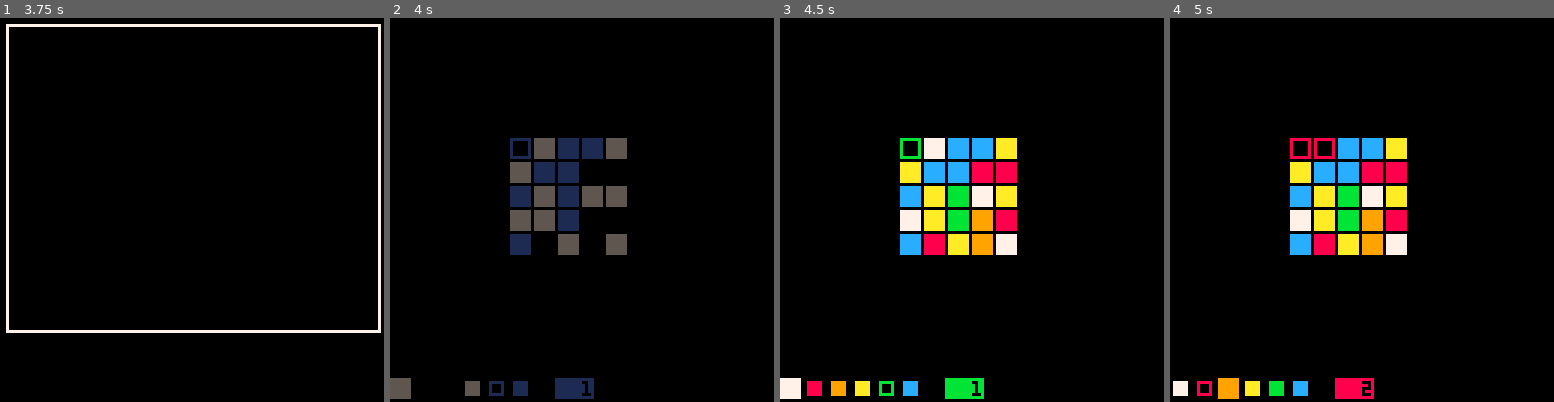
Above: before the commit, frames 1-4 (left to right).
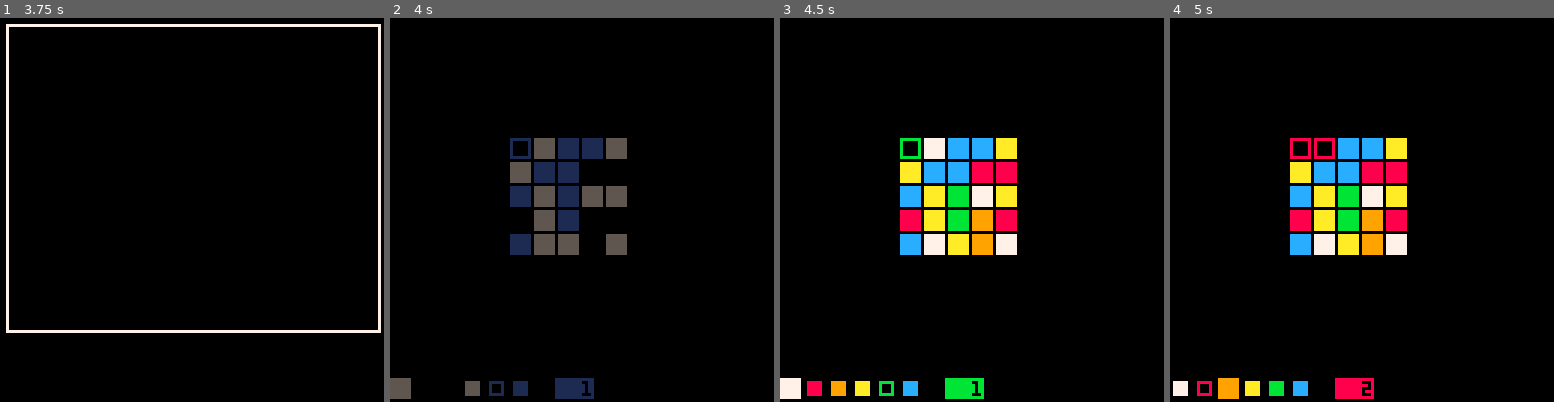
Above: after the commit, the same moments.

Repository: klen/square-wars
Game: PICO-8 cartridge main.p8
Same seed, same stepped clock (60 frames per second), same inputs: the game is played once before the commit and once after it.
Inputs:
- Up to frame 1 (3.75 s): tap X (X key) at 0.33, 1.07, 1.85, 2.97 s; tap O (Z key) at 0.7, 1.7, 2.1, 2.5, 2.9, 3.3, 3.7 s; hold Right 1.6-2.1 s; hold Up 2.15-2.42 s; hold Right 2.47-3.03 s; hold Left 3.08-3.58 s; hold Down from 3.63 s (still down)
- Up to frame 2 (4 s): release Down at 3.97 s
- Up to frame 3 (4.5 s): hold Right from 4.02 s (still down); tap X (X key) at 4.08 s; tap O (Z key) at 4.1 s
- Up to frame 4 (5 s): tap O (Z key) at 4.5, 4.9 s; release Right at 4.68 s; hold Up from 4.73 s (still down)

Frame 1 is identical in both runs. In frame 2, 0.6% of the frame differs, in the area x 31-43%, y 50-62%; in frame 3, 0.6%; in frame 4, 0.6%.

Commit message:
feat: bots 💒

Diff:
--- a/main.p8
+++ b/main.p8
@@ -15,6 +15,7 @@
 #include src/ui/tools.p8.lua
 #include src/ui/palette.p8.lua
 #include src/ui/menu.p8.lua
+#include src/ui/tile.p8.lua
 #include src/ui/field.p8.lua
 #include src/ui/controls.p8.lua
 #include src/ui/judge.p8.lua
@@ -28,11 +29,13 @@
 #include src/screens/gameover.p8.lua
 #include src/screens/practice.p8.lua
 #include src/screens/scores.p8.lua
--- #include src/screens/debug.p8.lua
 
 #include src/init.p8.lua
 #include src/update.p8.lua
 #include src/draw.p8.lua
+
+-- #include src/screens/debug.p8.lua
+-- #include src/tools/debug.p8.lua
 
 inv = "\^i"
 
--- a/src/data.p8.lua
+++ b/src/data.p8.lua
@@ -17,17 +17,17 @@
 
 missions = {
   -- load_table_str "n=debug,s=15,p=1,a=6",
-  load_table_str "n=intro,s=5,cpu=0", -- 1
+  load_table_str "n=intro,s=5", -- 1
   load_table_str "n=tutor,s=8,cpu=1,un=continue", -- 2
-  load_table_str "n=qualification,s=12,cpu=2", -- 3
-  load_table_str "n=exam,s=15,cpu=3,u=practice,un=practice mode", -- 4
+  load_table_str "n=qualification,s=12,cpu=1/1", -- 3
+  load_table_str "n=exam,s=15,cpu=1/1/1,u=practice,un=practice mode", -- 4
   load_table_str "n=infiltration,s=20,a=2,cpu=1,u=arena,un=arena 1", -- 5
   load_table_str "n=brothers,s=20,a=3,cpu=1,u=arena,un=arena 2", -- 6
-  load_table_str "n=the mirror,s=20,a=4,cpu=1,u=arena,un=arena 3", -- 7
-  load_table_str "n=the crystal,s=20,a=5,cpu=2,u=arena,un=arena 4", -- 8
-  load_table_str "n=labyrinth,s=20,a=6,cpu=2,u=arena,un=arena 5", -- 9
-  load_table_str "n=cage,s=20,a=7,cpu=3,u=arena,un=arena 6", -- 10
-  load_table_str "n=lines,s=20,a=8,cpu=3,u=arena,un=arena 7", -- 11
+  load_table_str "n=the mirror,s=20,a=4,cpu=2,u=arena,un=arena 3", -- 7
+  load_table_str "n=the crystal,s=20,a=5,cpu=1/2,u=arena,un=arena 4", -- 8
+  load_table_str "n=labyrinth,s=20,a=6,cpu=2/2,u=arena,un=arena 5", -- 9
+  load_table_str "n=cage,s=20,a=7,cpu=1/2/2,u=arena,un=arena 6", -- 10
+  load_table_str "n=lines,s=20,a=8,cpu=2/2/2,u=arena,un=arena 7", -- 11
 }
 
 briefs = {
--- a/src/screens/mission.p8.lua
+++ b/src/screens/mission.p8.lua
@@ -1,4 +1,4 @@
-function show_mission(mission, arena, size, cpu, human)
+function show_mission(mission, arena, size, human, bots)
   sfx(0)
   cls()
   freeze_update(31, fade:new { reverse = true })
@@ -8,11 +8,11 @@
     if not mdata then
       return show_start()
     end
-    size, arena, cpu = mdata.s, mdata.a, mdata.cpu
+    size, arena, bots = mdata.s, mdata.a, split(mdata.cpu, "/")
   end
 
   local f = field:new { size = size, arena = arena }
-  local j = judge:new { cpu = cpu, human = human, field = f, mission = mission, arena = arena }
+  local j = judge:new { bots = bots, human = human, field = f, mission = mission, arena = arena }
 
   scene = {
     art(cls),
@@ -23,6 +23,6 @@
     -- stats
     -- stats:new { players = j.players },
     -- controls
-    controls:new { field = f, judge = j },
+    controls:new { judge = j },
   }
 end
--- a/src/screens/practice.p8.lua
+++ b/src/screens/practice.p8.lua
@@ -41,7 +41,11 @@
         callback = function()
           music(-1)
           arena = arena == 1 and flr(rnd(#arenas)) + 1 or arena - 1
-          show_mission(0, arena, 20, cpu, human)
+          local tcpu = {}
+          for idx = 1, cpu do
+            add(tcpu, idx % 2 + 1)
+          end
+          show_mission(0, arena, 20, human, tcpu)
         end,
       },
       {
--- a/src/screens/start.p8.lua
+++ b/src/screens/start.p8.lua
@@ -23,12 +23,6 @@
     end),
     -- main menu
     menu:new(nil, {
-      {
-        name = "new campaign",
-        callback = function()
-          start(1)
-        end,
-      },
       mission > 1
           and mission < #missions
           and {
@@ -38,6 +32,12 @@
             end,
           }
         or nil,
+      {
+        name = "new campaign",
+        callback = function()
+          start(1)
+        end,
+      },
       practice > 0 and { name = "practice", callback = show_practice } or nil,
       scores > 0 and { name = "scores", callback = show_scores } or nil,
     }),
--- a/src/tools/common.p8.lua
+++ b/src/tools/common.p8.lua
@@ -8,13 +8,15 @@
 end
 
 function sort(t, cmp)
-  for i = 1, #t do
+  res = pack(unpack(t))
+  for i = 1, #res do
     local j = i
-    while j > 1 and cmp(t[j], t[j - 1]) do
-      t[j], t[j - 1] = t[j - 1], t[j]
+    while j > 1 and cmp(res[j], res[j - 1]) do
+      res[j], res[j - 1] = res[j - 1], res[j]
       j = j - 1
     end
   end
+  return res
 end
 
 function find(t, fn)
@@ -25,3 +27,13 @@
   end
   return -1
 end
+
+function filter(t, fn)
+  local res = {}
+  for o in all(t) do
+    if fn(o) then
+      add(res, o)
+    end
+  end
+  return res
+end
--- a/src/ui/controls.p8.lua
+++ b/src/ui/controls.p8.lua
@@ -1,5 +1,4 @@
 controls = entity:create {
-  field = nil,
   judge = nil,
   scolor = 0,
 
@@ -18,7 +17,12 @@
     end
 
     if p.cpu then
-      self:move(bot1(self.field, judge))
+      local targets = get_targets(p, judge)
+      if #targets == 0 then
+        return self:move(judge:move_color(rndcolor(), rndcolor))
+      end
+      local bot = ai[p.cpu]
+      self:move(bot(targets))
     else
       local btn = getbtn(judge.active - 1)
       if btn < 0 then
@@ -64,18 +68,49 @@
   end,
 }
 
-function bot1(field, judge)
-  local neighbours, cache, p = {}, {}, judge:get_active()
+function get_targets(p, judge)
+  local targets, seen = {}, {}
   for t in all(p.t) do
-    for n in all(field:get_neighbours(t)) do
-      if judge:color_available(n.c) then
-        cache[n.n] = n -- keep unique
+    for f in all(t:free()) do
+      if not seen[f.n] then
+        seen[f.n] = true
+        if judge:color_available(f.c) then
+          add(targets, f)
+        end
       end
     end
   end
+  return targets
+end
 
-  for _, t in pairs(cache) do
-    add(neighbours, t)
+function get_clusters(targets)
+  local seen, clusters, res = {}, { [1] = {}, [2] = {}, [3] = {}, [4] = {}, [5] = {}, [6] = {} }, {}
+  for t in all(targets) do
+    local c = cluster(t)
+    local cnum = c[1].n
+    if not seen[cnum] then
+      seen[cnum] = true
+      for f in all(c) do
+        add(clusters[t.c], f)
+      end
+    end
   end
-  return #neighbours > 0 and rnd(neighbours).c or judge:move_color(rndcolor(), rndcolor)
+  clusters = sort(clusters, function(a, b)
+    return #a > #b
+  end)
+  return filter(clusters, function(c)
+    return #c > 0
+  end)
 end
+
+-- random bot
+function bot1(targets)
+  return rnd(targets).c
+end
+
+-- greedy bot (selects the target with biggest cluster)
+function bot2(targets)
+  return get_clusters(targets)[1][1].c
+end
+
+ai = { bot1, bot2 }
--- a/src/ui/field.p8.lua
+++ b/src/ui/field.p8.lua
@@ -10,11 +10,18 @@
 
     tiles = {}
     for n = 1, size * size do
-      add(tiles, {
-        p = 0,
-        n = n,
-        c = rndcolor(),
-      })
+      local t = tile:new { n = n }
+      add(tiles, t)
+      if n % size ~= 1 then
+        local f = tiles[n - 1]
+        add(t.friends, f)
+        add(f.friends, t)
+      end
+      if n > size then
+        local f = tiles[n - size]
+        add(t.friends, f)
+        add(f.friends, t)
+      end
     end
 
     if arena ~= 0 then
@@ -32,39 +39,4 @@
       draw_tile(t, size, offset)
     end)
   end,
-
-  get_neighbours = function(_ENV, st)
-    local n, res, t = st.n, {}, nil
-
-    if n % size ~= 1 then
-      t = tiles[n - 1]
-      if t.p == 0 then
-        add(res, t)
-      end
-    end
-    if n % size ~= 0 then
-      t = tiles[n + 1]
-      if t.p == 0 then
-        add(res, t)
-      end
-    end
-    if n > size then
-      t = tiles[n - size]
-      if t.p == 0 then
-        add(res, t)
-      end
-    end
-    if size * size - size >= n then
-      t = tiles[n + size]
-      if t.p == 0 then
-        add(res, t)
-      end
-    end
-
-    return res
-  end,
 }
-
-function rndcolor(free)
-  return flr(rnd(#colors) + 1)
-end
--- a/src/ui/judge.p8.lua
+++ b/src/ui/judge.p8.lua
@@ -3,8 +3,8 @@
   arena = 0,
   active = 1,
   mission = 0,
-  cpu = 1,
   human = 1,
+  bots = nil,
   finished = false,
 
   init = function(_ENV)
@@ -14,6 +14,7 @@
     players, tiles = {}, field.tiles
 
     local init_player = function(pn, cpu)
+      printh("init player " .. pn .. " cpu " .. tostr(cpu))
       local pt = tiles[pos[pn]]
       pt.p = pn
       pt.c = self:move_color(rndcolor(), rndcolor)
@@ -31,14 +32,19 @@
       init_player(pn, false)
     end
 
-    for pn = human + 1, human + cpu do
-      init_player(pn, true)
+    for b in all(bots) do
+      init_player(#players + 1, b)
+    end
+
+    printh("--- players " .. #players)
+    for p in all(players) do
+      printh("player " .. p.n .. " cpu " .. (p.cpu and p.cpu or "-"))
     end
 
     -- fix positions
     for p in all(pos) do
       local pt = tiles[p]
-      for t in all(field:get_neighbours(pt)) do
+      for t in all(pt:free()) do
         t.c = self:move_color(t.c, rndcolor)
       end
     end
@@ -53,22 +59,22 @@
     finished = true
 
     -- sort places
-    sort(players, function(a, b)
+    local res = sort(players, function(a, b)
       return #a.t > #b.t
     end)
 
     -- calculate scores
-    for pn = 1, #players do
-      local p = players[pn]
-      for sn = pn + 1, #players do
-        local sp = players[sn]
+    for pn = 1, #res do
+      local p = res[pn]
+      for sn = pn + 1, #res do
+        local sp = res[sn]
         if p.cpu or sp.cpu then
           p.s += #p.t - #sp.t
         end
       end
     end
 
-    sfx(players[1].cpu and 60 or 61)
+    sfx(res[1].cpu and 60 or 61)
 
     freeze_update(
       71,
@@ -79,7 +85,7 @@
             dset(cdata.place, place)
           end
           show_results(
-            players,
+            res,
             moves,
             time() - start,
             mission == 0 and arena or mission, -- mission or arena number
@@ -111,7 +117,7 @@
     p.c = c
     foreach(p.t, function(t)
       t.c = c
-      grab_near(p, t, field)
+      grab_near(p, t)
     end)
     moves = moves + 1
     active = (active % #players) + 1
@@ -121,12 +127,12 @@
   end,
 }
 
-function grab_near(p, pt, field)
-  for n in all(field:get_neighbours(pt)) do
+function grab_near(p, pt)
+  for n in all(pt:free()) do
     if n.c == pt.c then
       n.p = p.n
       add(p.t, n)
-      grab_near(p, n, field)
+      grab_near(p, n)
     end
   end
 end
--- a/src/ui/report.p8.lua
+++ b/src/ui/report.p8.lua
@@ -17,8 +17,8 @@
 
   moves = tostr(moves)
   report ..= "\n" .. (
-    "moves: " .. pspace(moves, 13) .. moves .. "\n\n" ..
-    "time:  " .. pspace(time, 13) .. time
+    "moves: " .. pspace(moves, 12) .. moves .. "\n\n" ..
+    "time:  " .. pspace(time, 12) .. time
   )
   return function() return typewriter:new { txt = report } end
 end
--- /dev/null
+++ b/src/ui/tile.p8.lua
@@ -0,0 +1,39 @@
+function rndcolor(free)
+  return flr(rnd(#colors) + 1)
+end
+
+tile = entity:create {
+  n = 0,
+  p = 0,
+  init = function(_ENV)
+    friends = {}
+    c = rndcolor()
+  end,
+  free = function(_ENV)
+    return filter(friends, function(t)
+      return t.p == 0
+    end)
+  end,
+}
+
+-- find free tiles same color
+function cluster(t)
+  local res, seen, q, c = {}, { [t.n] = true }, { t }, t.c
+  while #q > 0 do
+    local t = q[1]
+    deli(q, 1)
+    if t.p == 0 and t.c == c then
+      add(res, t)
+      for f in all(t.friends) do
+        if not seen[f.n] then
+          seen[f.n] = true
+          add(q, f)
+        end
+      end
+    end
+  end
+  res = sort(res, function(a, b)
+    return a.n > b.n
+  end)
+  return res
+end
